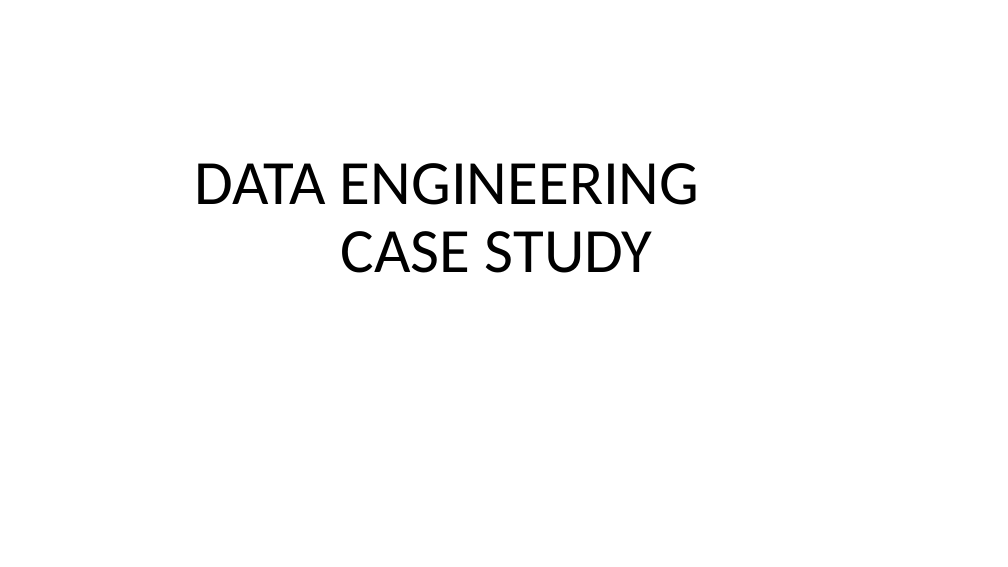
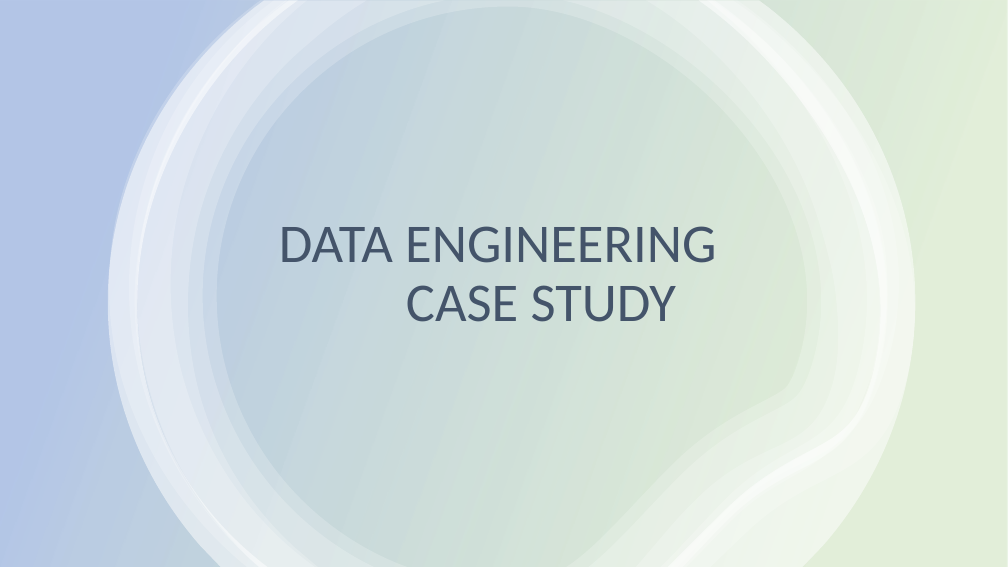
Before and after one commit to 92guptahimanshu/adidas, a slide deck: slide 1 of CaseStudyPPT.pptx. Drawn at 1008x567 pixels with LibreOffice and Linux fonts; fonts in the diff are those of the drawing. Boxes give left, top, right and bottom in pixels: in the first picture for what was removed or moved away, otherwise in the second. Text is boxed around its words. In the diff, an @@ line names an element or a change of style, - is before the commit and + after.

```diff
--- a/CaseStudyPPT.pptx
+++ b/CaseStudyPPT.pptx
@@ rectangle added at [0,0,1008,567], fill gradient #70AD47 to #4472C4 @@
@@ group added at [108,0,916,567]: 6 freeform shapes @@
@@ title "DATA ENGINEERING CASE STUDY": place and size @@
-title "DATA ENGINEERING CASE STUDY" at [194,163,699,273]
+title "DATA ENGINEERING CASE STUDY" at [279,226,716,322]
@@ title "DATA ENGINEERING CASE STUDY" at [279,226,716,322]: size 60 to 52 pt, text colour #000000 to #44546A @@
```
Also in this commit, not shown: 2 other slides changed.
